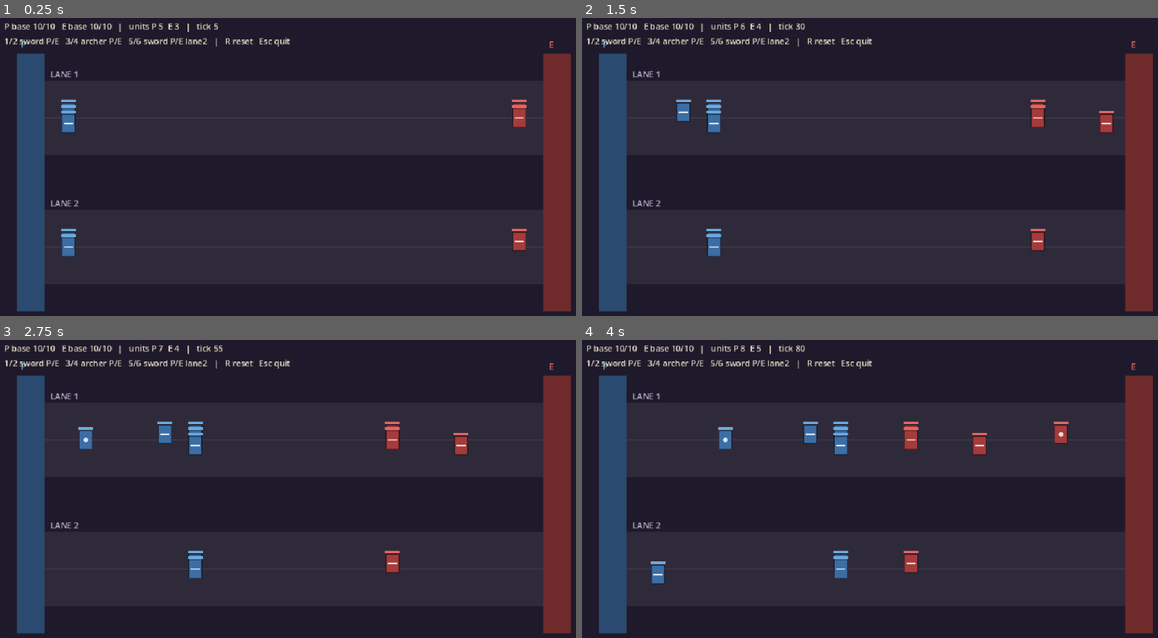
Above: before the commit, frames 1-4 (two rows, left to right).
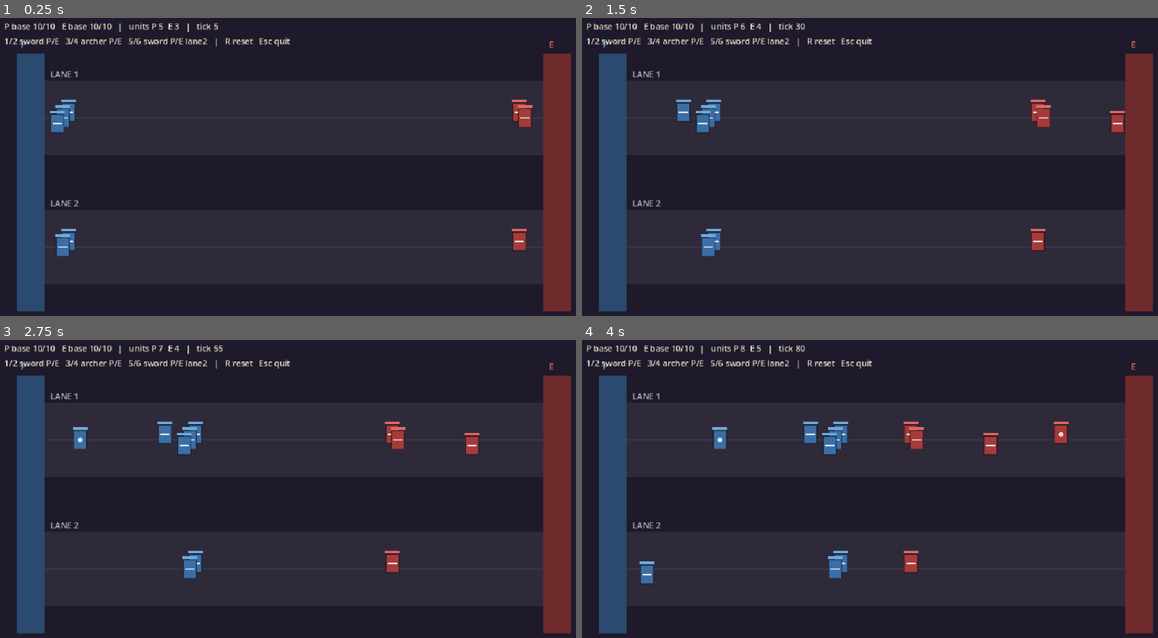
Above: after the commit, the same moments.

Repository: DDDDDFMZ/SimpleGame
Game: Godot game, scene res://scenes/battle.tscn
Same seed, same stepped clock (60 frames per second), same inputs: the game is played once before the commit and once after it.
Inputs:
- Up to frame 1 (0.25 s): no input
- Up to frame 2 (1.5 s): tap Enter at 0.5 s; tap 1 at 0.6 s; tap 2 at 1.35 s
- Up to frame 3 (2.75 s): tap 3 at 2.1 s
- Up to frame 4 (4 s): tap 4 at 2.85 s; tap 5 at 3.6 s

The runs differ from the first frame. In frame 1, 0.5% of the frame differs, in the area x 8-93%, y 29-80%; in frame 2, 0.8%; in frame 3, 1.0%; in frame 4, 1.3%, in the area x 10-73%, y 29-82%.

Commit message:
feat: stagger placeholder units; test: add screenshot capture

Diff:
--- a/sim/battle_sim.gd
+++ b/sim/battle_sim.gd
@@ -92,6 +92,12 @@
 	var spawn_x := player_base_x + 12.0 if team == PLAYER else enemy_base_x - 12.0
 	var unit := SimUnit.new(next_id, team, lane, def_id, def, spawn_x)
 	unit.slot = _next_slot(team, lane)
+	# Stagger spawns slightly so stacked placeholders remain readable.
+	if team == PLAYER:
+		unit.x -= unit.slot * 6.0
+	else:
+		unit.x += unit.slot * 6.0
+	unit.x = clampf(unit.x, player_base_x, enemy_base_x)
 	next_id += 1
 	units.append(unit)
 
--- /dev/null
+++ b/tests/capture.gd
@@ -0,0 +1,18 @@
+extends SceneTree
+
+
+func _initialize() -> void:
+	var dir := ProjectSettings.globalize_path("res://build")
+	DirAccess.make_dir_recursive_absolute(dir)
+
+	var scene: Node = load("res://scenes/battle.tscn").instantiate()
+	root.add_child(scene)
+
+	await create_timer(16.0).timeout
+	await RenderingServer.frame_post_draw
+
+	var image := root.get_texture().get_image()
+	var path := dir.path_join("m1_screenshot.png")
+	var err := image.save_png(path)
+	print("screenshot: %s (%s)" % [path, error_string(err)])
+	quit(0 if err == OK else 1)
